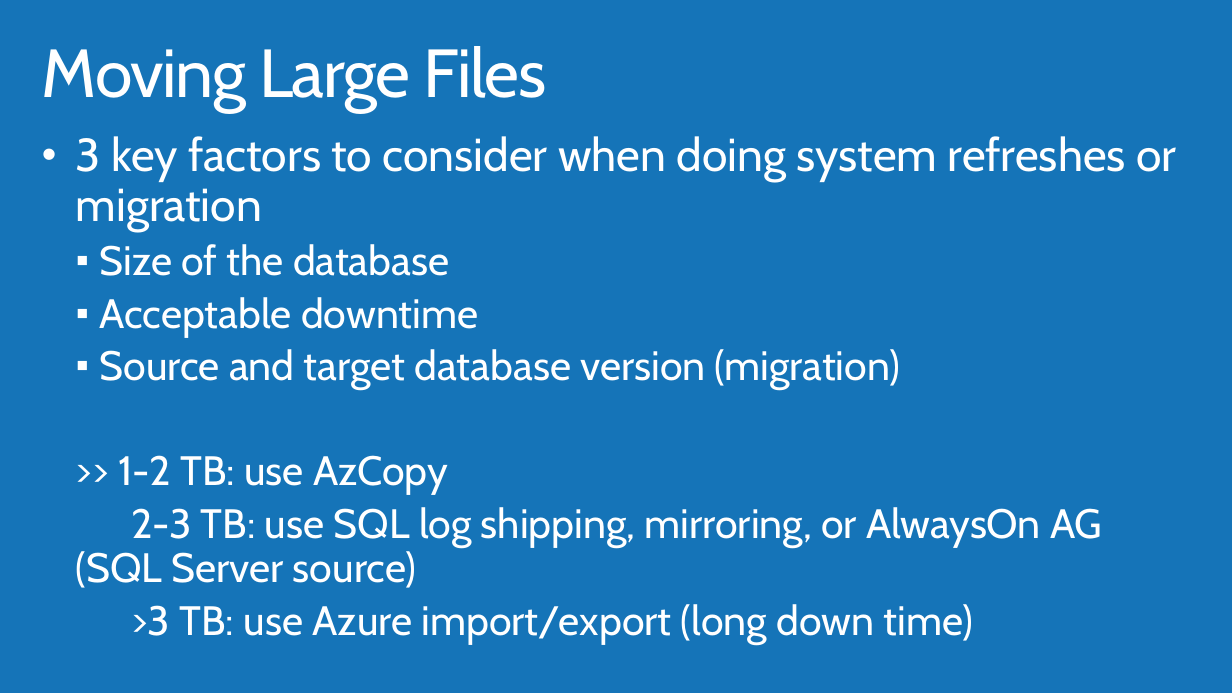
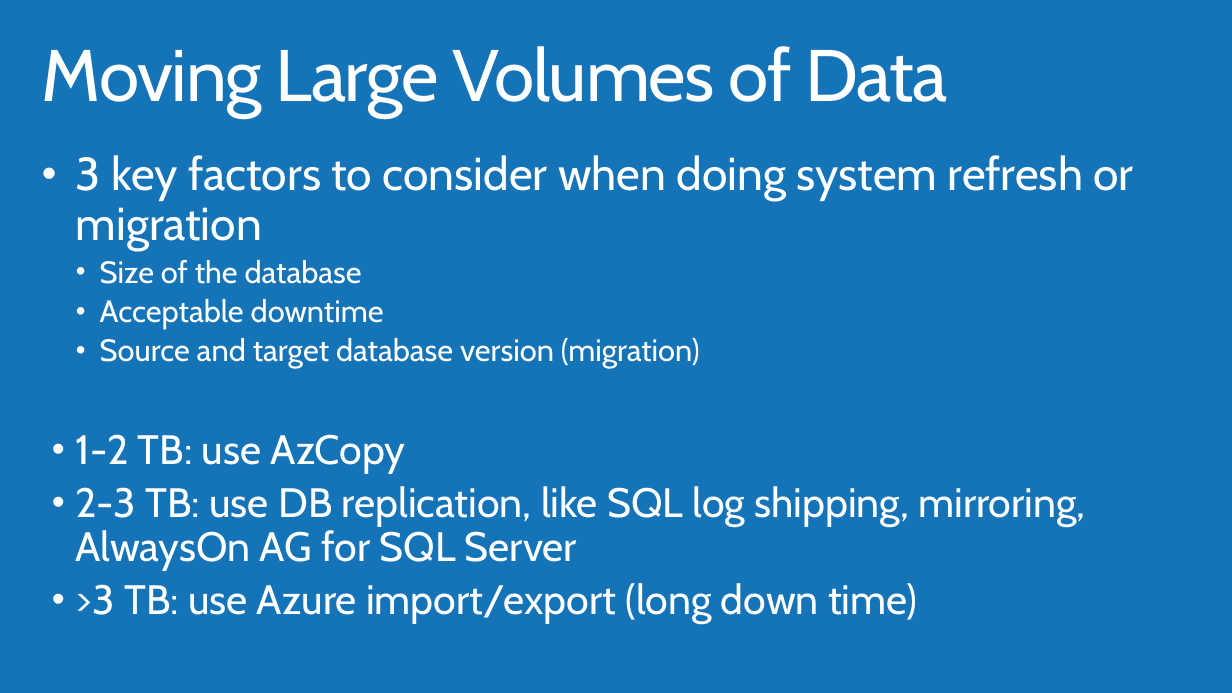
Before and after one commit to AzureCAT-GSI/SAP-on-Azure, a slide deck: slide 55 of Presentations/04_SAP_Netweaver_on_Azure_ADS.pptx (slide 50 before the commit). Drawn at 1232x693 pixels with LibreOffice and Linux fonts; fonts in the diff are those of the drawing; background and template pictures are left out. Boxes give left, top, right and bottom in pixels: in the first picture for what was removed or moved away, otherwise in the second. Text is boxed around its words. In the diff, an @@ line names an element or a change of style, - is before the commit and + after.

```diff
--- a/Presentations/04_SAP_Netweaver_on_Azure_ADS.pptx
+++ b/Presentations/04_SAP_Netweaver_on_Azure_ADS.pptx
@@ title at (42,46,948,118): text changed; size 52.9 to 56.9 pt @@
-Moving Large Files
+Moving Large Volumes of Data
@@ text "3 key factors to consider ...": place and size @@
-text "3 key factors to consider ..." at (76,136,1176,645)
+text "3 key factors to consider ..." at (76,155,1133,624)
@@ text at (76,155,1133,251): text changed @@
-• 3 key factors to consider when doing system refreshes or migration
+• 3 key factors to consider when doing system refresh or migration
@@ text at (76,260,917,624): size 32 to 24 pt in "Size of the database", "Acceptable downtime", "Source and target database version (migration)"; bullet ▪ to •; less space between paragraphs; bullet none to • @@
@@ text at (76,434,1085,571): text changed @@
-  >> 1-2 TB: use AzCopy
-  2-3 TB: use SQL log shipping, mirroring, or AlwaysOn AG (SQL Server source)
+  • 1-2 TB: use AzCopy
+  • 2-3 TB: use DB replication, like SQL log shipping, mirroring, AlwaysOn AG for SQL Server
```
Also in this commit, not shown: 39 other slides changed, 18 slides added, 21 slides removed, 18 other files.
